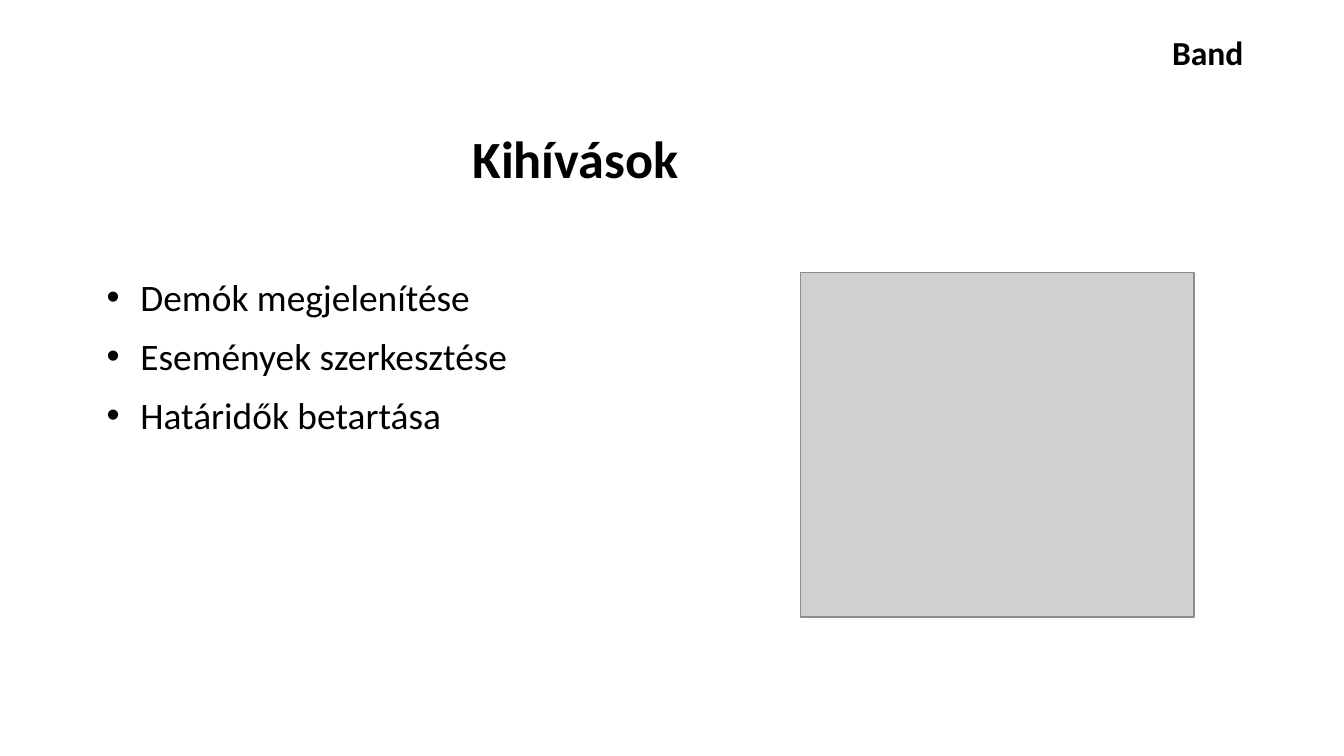
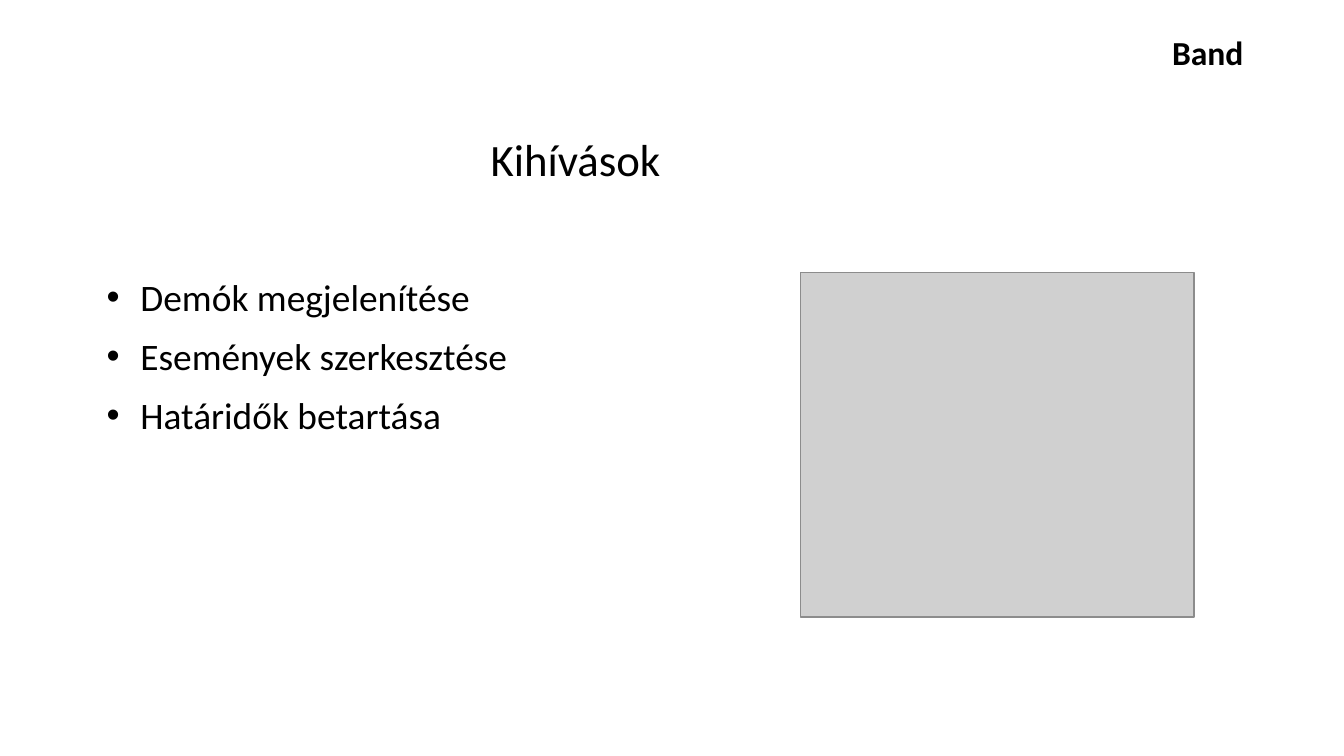
Before and after one commit to schonherz-java-ee-2016-summer/project, a slide deck: slide 4 of presentations/band/Veress_Armin/prezentation_veress_armin.pptx. Drawn at 1344x756 pixels with LibreOffice and Linux fonts; fonts in the diff are those of the drawing; grey boxes stand for pictures; background and template pictures are left out. Boxes give left, top, right and bottom in pixels: in the first picture for what was removed or moved away, otherwise in the second. Text is boxed around its words. In the diff, an @@ line names an element or a change of style, - is before the commit and + after.

```diff
--- a/presentations/band/Veress_Armin/prezentation_veress_armin.pptx
+++ b/presentations/band/Veress_Armin/prezentation_veress_armin.pptx
@@ title "Kihívások" at (491,145,661,177): size 28 to 24 pt, bold off @@
```
Also in this commit, not shown: 3 other slides changed.
